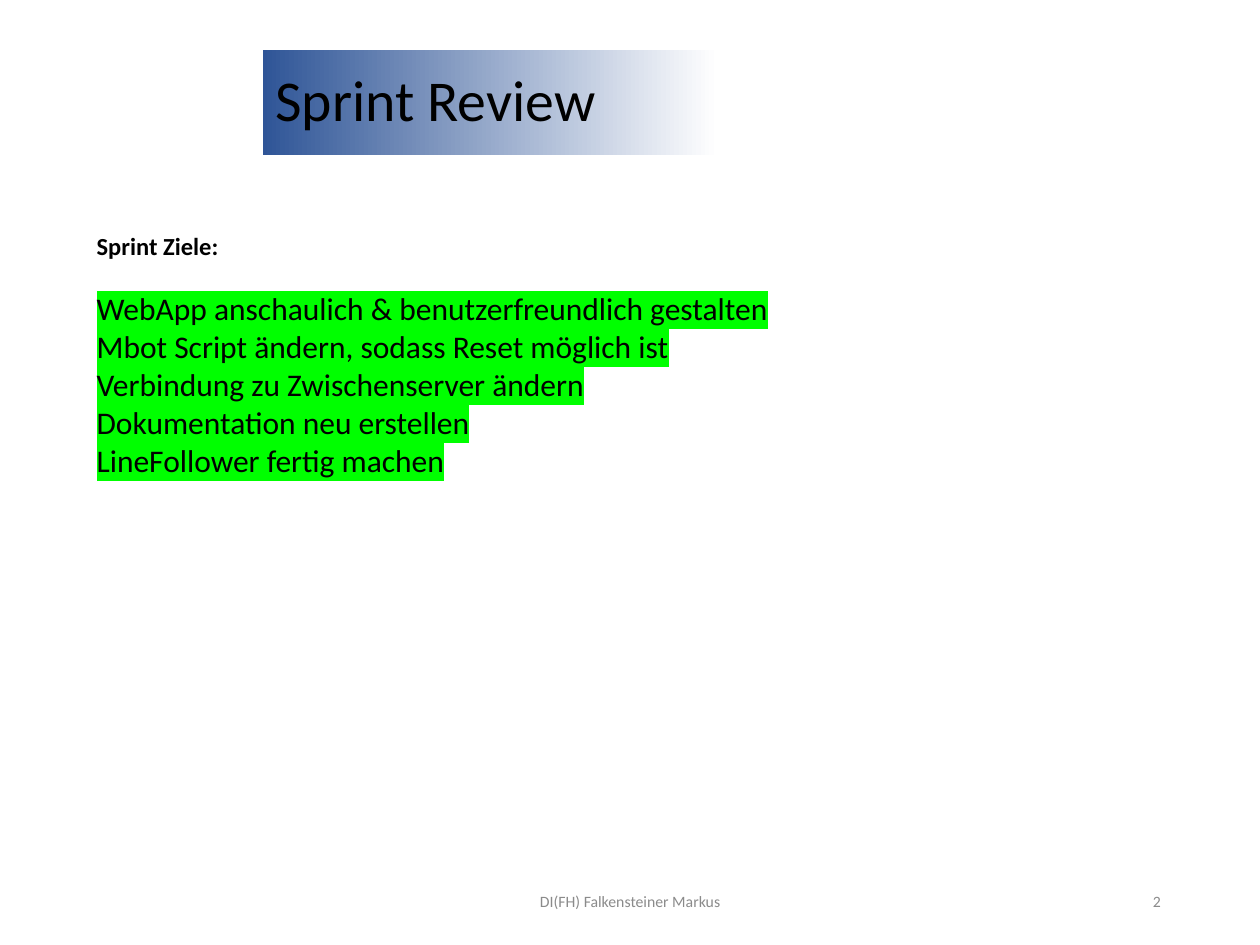
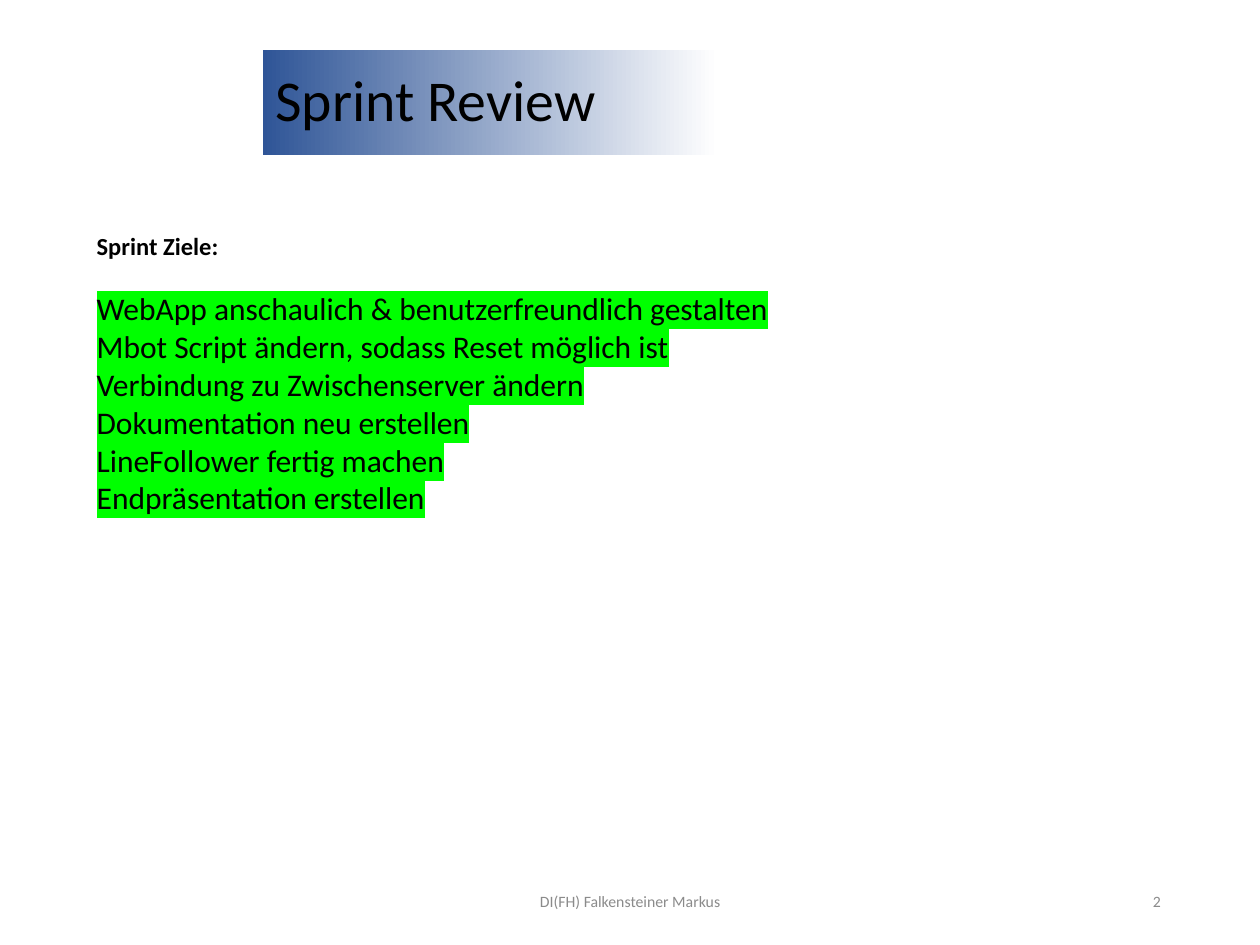
Before and after one commit to StefanRautner/MBotController, a slide deck: slide 2 of Dokumente/SprintReview-5.pptx. Drawn at 1260x945 pixels with LibreOffice and Linux fonts; fonts in the diff are those of the drawing; background and template pictures are left out. Boxes give left, top, right and bottom in pixels: in the first picture for what was removed or moved away, otherwise in the second. Text is boxed around its words. In the diff, an @@ line names an element or a change of style, - is before the commit and + after.

```diff
--- a/Dokumente/SprintReview-5.pptx
+++ b/Dokumente/SprintReview-5.pptx
@@ text at box(97, 487, 425, 514): paragraph added @@
+Endpräsentation erstellen
```
Also in this commit, not shown: 3 other slides changed, 9 other files.
